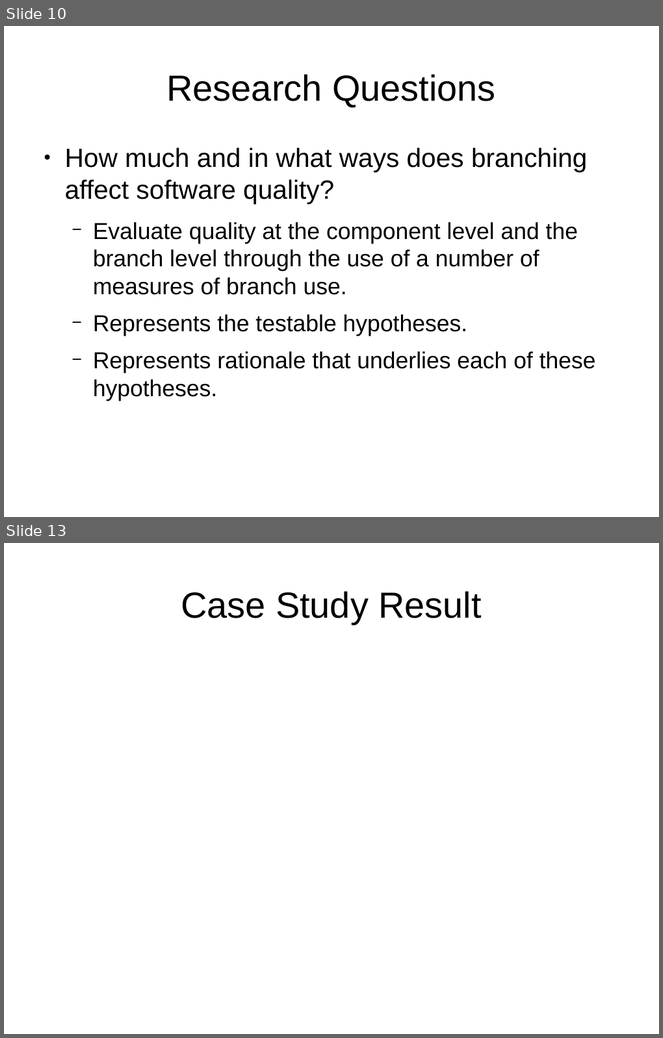
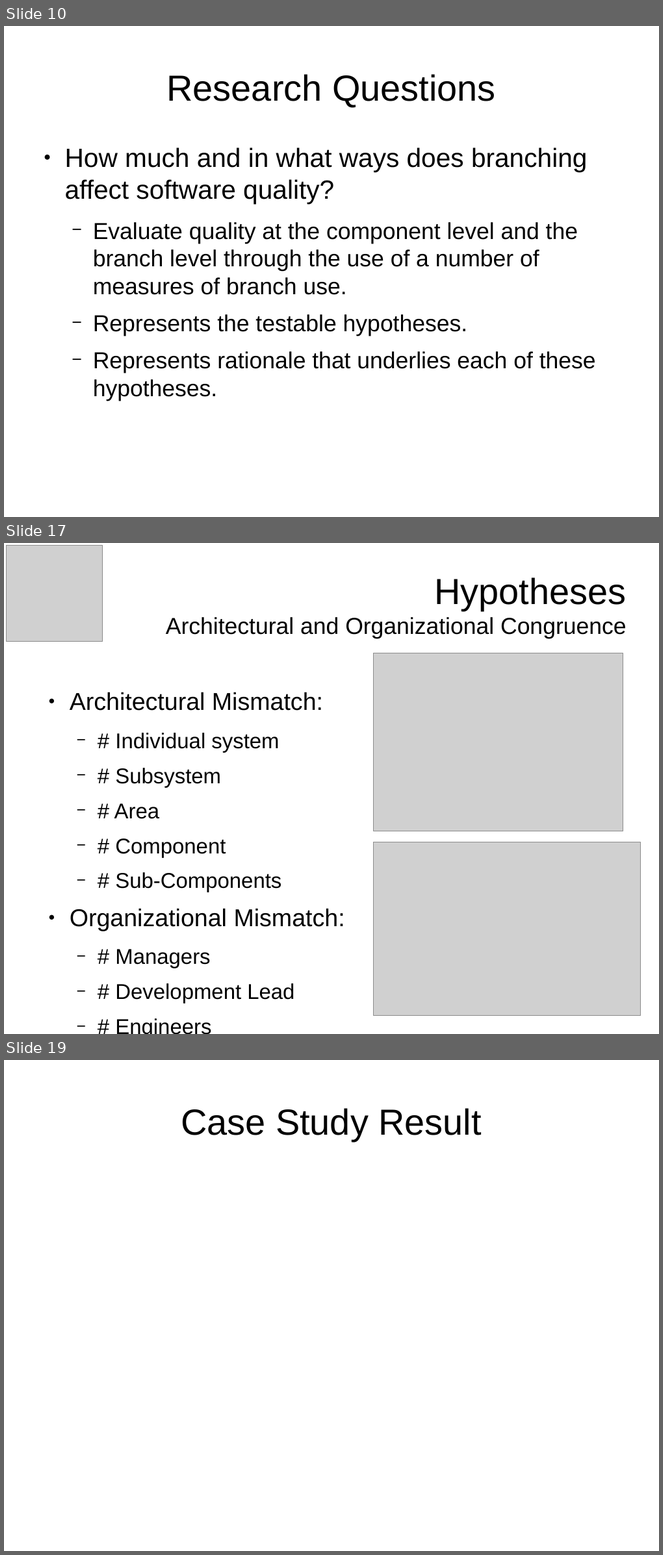
Before and after one commit to tajmilur-rahman/LOG6307, a slide deck: paper-presentation/slides.odp. Shown one above the other, each under a label of ours: slides 10 and 13 before the commit, slides 10, 17 and 19 after it; the slides between them are not shown. The pictures are 663x1038 and 663x1555 pixels, drawn with LibreOffice and Linux fonts; fonts in the diff are those of the drawing; grey boxes stand for pictures. Boxes give left, top, right and bottom in pixels: in the first picture for what was removed or moved away, otherwise in the second. Text is boxed around its words. In the diff, an @@ line names an element or a change of style, - is before the commit and + after.

```diff
--- a/paper-presentation/slides.odp
+++ b/paper-presentation/slides.odp
@@ slide 17 added at (4,543,659,1034), background #FFFFFF @@
@@ picture added at (7,546,102,641) @@
@@ title added at (166,577,627,639), 28 pt, text #000000 @@
+Hypotheses
+Architectural and Organizational Congruence
@@ picture added at (374,653,623,832) @@
@@ text added at (70,692,345,1004), 25.9 pt, text #000000 @@
+● Architectural Mismatch:
+  − # Individual system
+  − # Subsystem
+  − # Area
+  − # Component
+  − # Sub-Components
+● Organizational Mismatch:
+  − # Managers
+  − # Development Lead
+  − # Engineers
@@ picture added at (374,843,641,1016) @@
@@ what was slide 13 is now slide 19 @@
```
Also in this commit, not shown: 3 slides changed, 7 other slides added, 2 slides removed, 3 other files.
